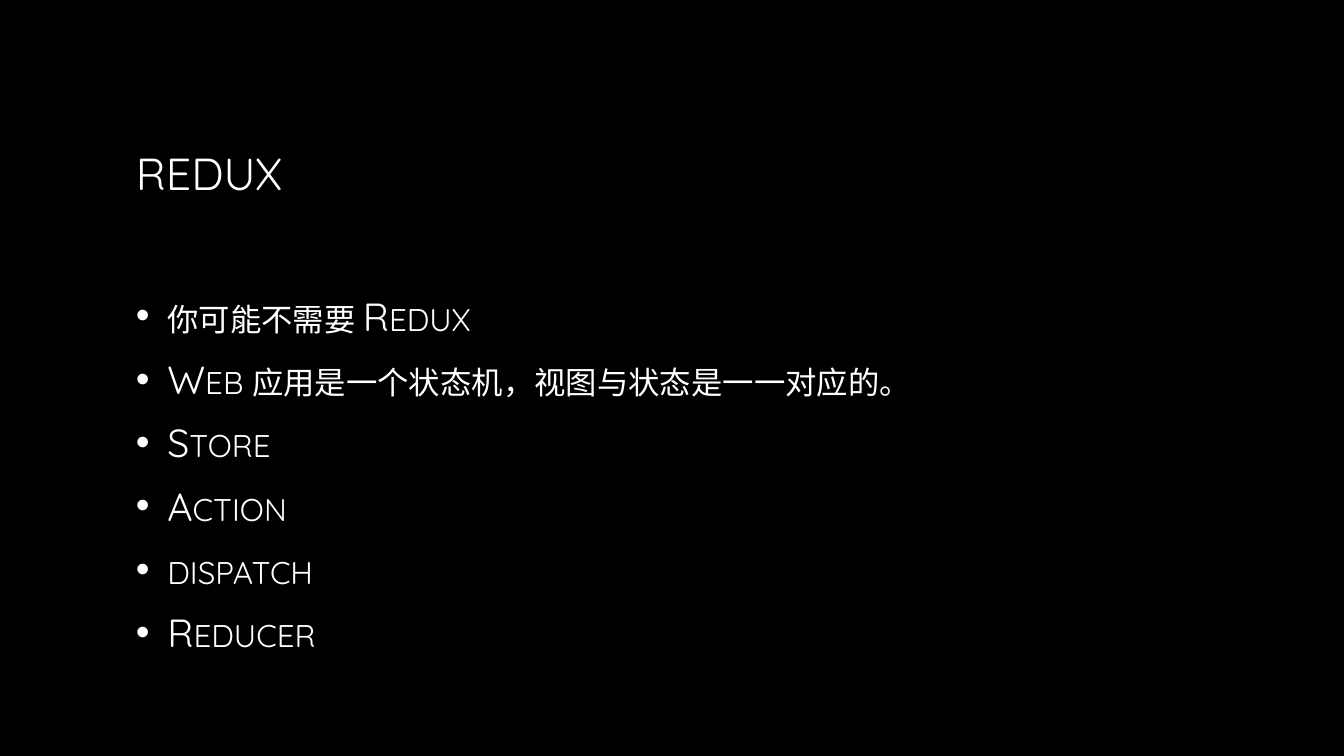
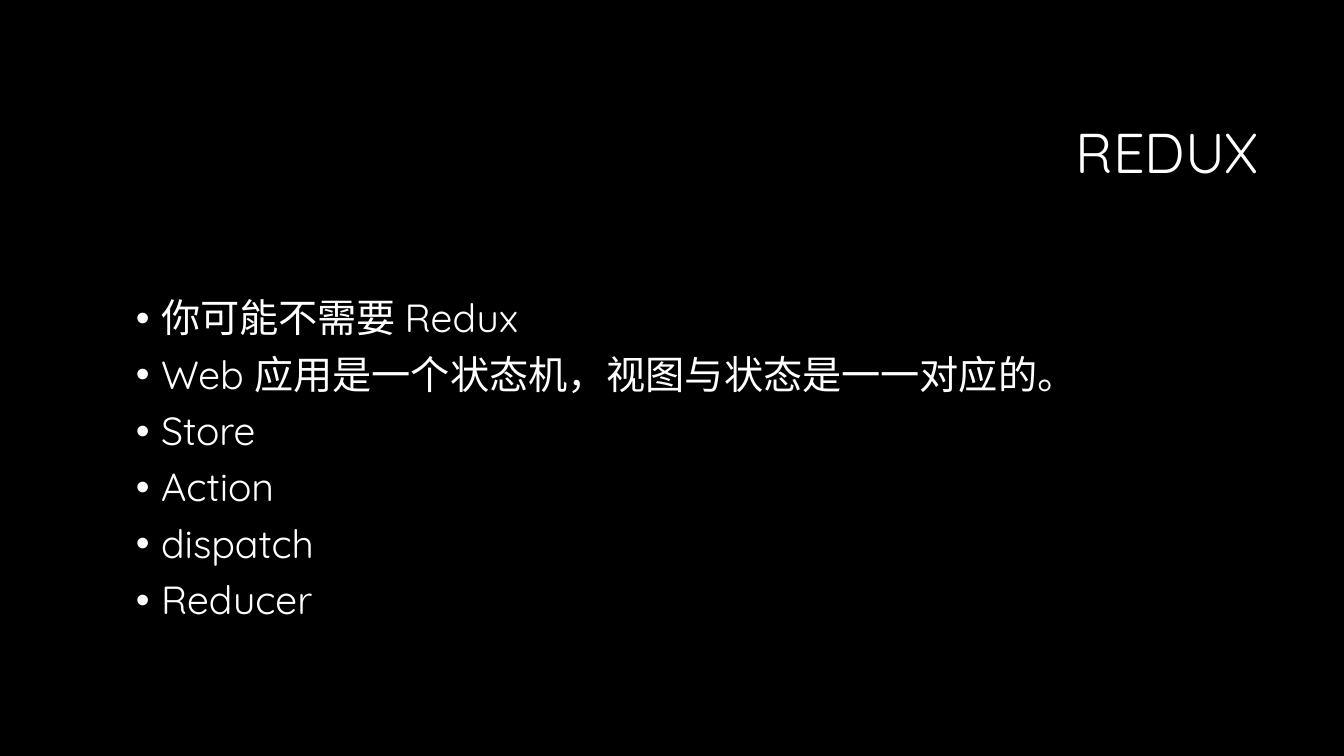
Before and after one commit to lee813/ECVFrontend, a slide deck: slide 25 of 前端课程.pptx (slide 22 before the commit). Drawn at 1344x756 pixels with LibreOffice and Linux fonts; fonts in the diff are those of the drawing; background and template pictures are left out. Boxes give left, top, right and bottom in pixels: in the first picture for what was removed or moved away, otherwise in the second. Text is boxed around its words. In the diff, an @@ line names an element or a change of style, - is before the commit and + after.

```diff
--- a/前端课程.pptx
+++ b/前端课程.pptx
@@ title "REDUX": place and size @@
-title "REDUX" at <box>136,158,282,191</box>
+title "REDUX" at <box>1076,133,1259,174</box>
@@ title "REDUX" at <box>1076,133,1259,174</box>: size 32 to 40 pt, text colour gradient #FFFFFF to #A6A6A6 to #FFFFFF; alignment left to right; line spacing 1 to 0.9 @@
@@ text "你可能不需要 Redux" at <box>161,299,1076,615</box>: text colour gradient #FFFFFF to #BFBFBF to #FFFFFF, small capitals off; indent changed; line spacing 1 to 0.9; less space between paragraphs; vertical alignment middle to top @@
```
Also in this commit, not shown: 39 other slides changed, 5 slides added, 2 slides removed.
